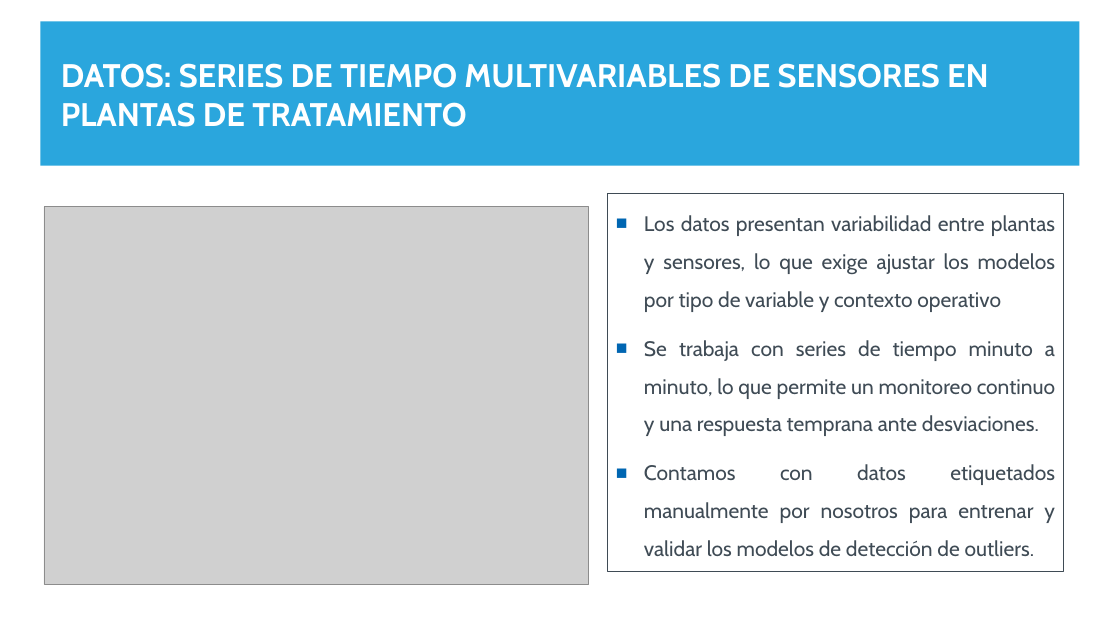
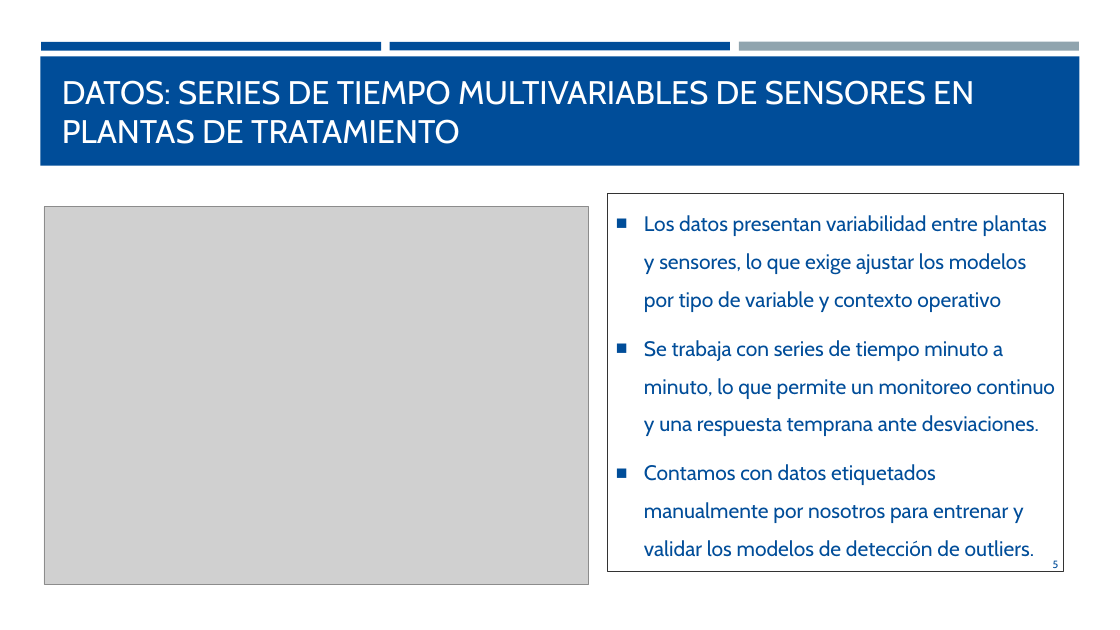
Before and after one commit to fchiapped/Proyecto-Grado, a slide deck: slide 5 of Entregas/UC/Entrega 3/Entrega 3.pptx. Drawn at 1120x630 pixels with LibreOffice and Linux fonts; fonts in the diff are those of the drawing; grey boxes stand for pictures. Boxes give left, top, right and bottom in pixels: in the first picture for what was removed or moved away, otherwise in the second. Text is boxed around its words. In the diff, an @@ line names an element or a change of style, - is before the commit and + after.

```diff
--- a/Entregas/UC/Entrega 3/Entrega 3.pptx
+++ b/Entregas/UC/Entrega 3/Entrega 3.pptx
@@ rectangle at bbox=[40, 56, 1080, 166]: fill #2AA6DD to #004D99 @@
@@ rectangle: place and size @@
-rectangle at bbox=[40, 21, 1080, 166]
+rectangle at bbox=[40, 56, 1080, 166]
@@ rectangle at bbox=[41, 42, 381, 50]: fill #2AA6DD to #004D99 @@
@@ rectangle added at bbox=[390, 42, 730, 50], fill #004D99 @@
@@ rectangle at bbox=[739, 42, 1079, 51]: fill #BFDDEE to #90A4AE @@
@@ title "DATOS: SERIES DE TIEMPO MULTIVARIABLES ...": place and size @@
-title "DATOS: SERIES DE TIEMPO MULTIVARIABLES ..." at bbox=[61, 63, 989, 127]
+title "DATOS: SERIES DE TIEMPO MULTIVARIABLES ..." at bbox=[62, 80, 974, 144]
@@ title "DATOS: SERIES DE TIEMPO MULTIVARIABLES ..." at bbox=[62, 80, 974, 144]: bold off @@
@@ text "Los datos presentan variabilidad entre ..." at bbox=[607, 194, 1064, 571]: text colour #3F4B55 to #004D99; alignment justified to left; bullet colour #0066B2 to #004D99; outline #3F4B55 1 pt to #333333 1 pt @@
@@ page number added at bbox=[1053, 560, 1059, 568], 9 pt, text #004D99 @@
+5
```
Also in this commit, not shown: 12 other slides changed, 23 other files.
